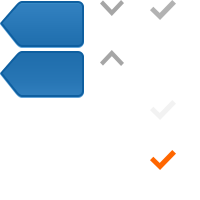
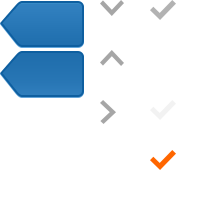
Layer changes from the first 200×200 image to the second:
added layer "矩形 7 副本 6" above "矩形 6 副本 4" over [100, 100, 116, 124]
